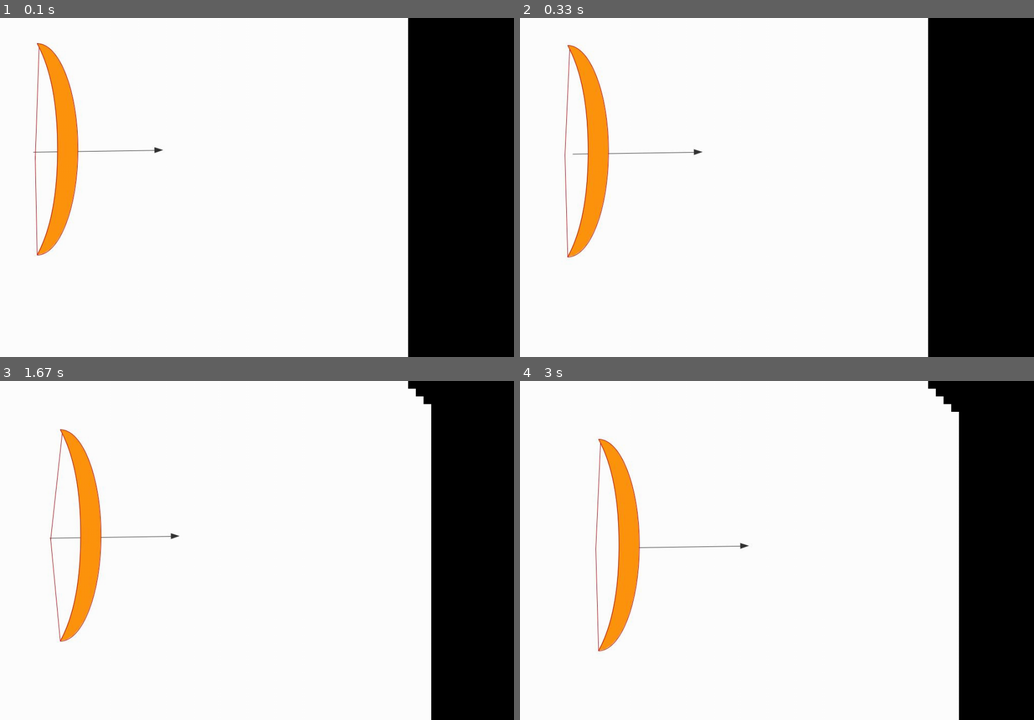
Above: before the commit, frames 1-4 (two rows, left to right).
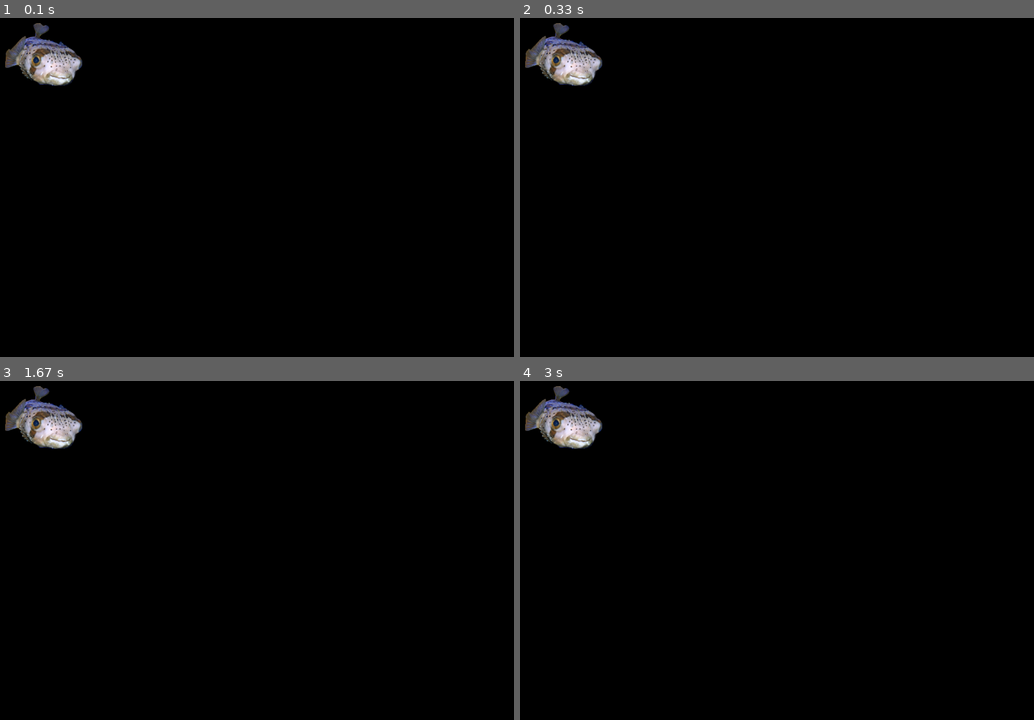
Above: after the commit, the same moments.

Repository: latuszek-piotr/gimnazjum-pygame
Game: pygame game, started from luk.py
Two runs of this game, one before a commit and one after it. Both use one fixed random seed, a clock stepped at 60 frames per second and the inputs below. The source is Python 2; it was converted automatically to run under Python 3.
Inputs:
- Up to frame 1 (0.1 s): no input
- Up to frame 2 (0.33 s): no input
- Up to frame 3 (1.67 s): no input
- Up to frame 4 (3 s): no input

The runs differ from the first frame. In frame 1, 79% of the frame differs, in the area x 0-80%, y 0-100%; in frame 2, 79%; in frame 3, 84%; in frame 4, 85%, in the area x 0-86%, y 0-100%.

Commit message:
dodana ryba fugu

Diff:
--- a/luk.py
+++ b/luk.py
@@ -11,13 +11,13 @@
 screen = pygame.display.get_surface()
 pygame.display.flip()
 
-for (x, y) in [(0, 0), (15, 15), (30, 30), (45, 45), (60, 60)]:
-    for numer_luku in range(5):
-        nazwa_pliku = 'grafika/luk_%s.jpg' % (numer_luku+1)
-        grafika_luku = pygame.image.load(nazwa_pliku)
-        screen.blit(grafika_luku, (x, y))
-        pygame.display.flip()
-        time.sleep(0.1)
+# for (x, y) in [(0, 0), (15, 15), (30, 30), (45, 45), (60, 60)]:
+#     for numer_luku in range(5):
+#         nazwa_pliku = 'grafika/luk_%s.jpg' % (numer_luku+1)
+#         grafika_luku = pygame.image.load(nazwa_pliku)
+#         screen.blit(grafika_luku, (x, y))
+#         pygame.display.flip()
+#         time.sleep(0.1)
 
 def input(events):
     for event in events:
@@ -27,3 +27,9 @@
 
 while True:
     input(pygame.event.get())
+    nazwa_pliku = 'grafika/fugu.png'
+    grafika_ryby = pygame.image.load(nazwa_pliku)
+    x = 10
+    y = 10
+    screen.blit(grafika_ryby, (x, y))
+    pygame.display.flip()
Binary file added: grafika/fugu.png
